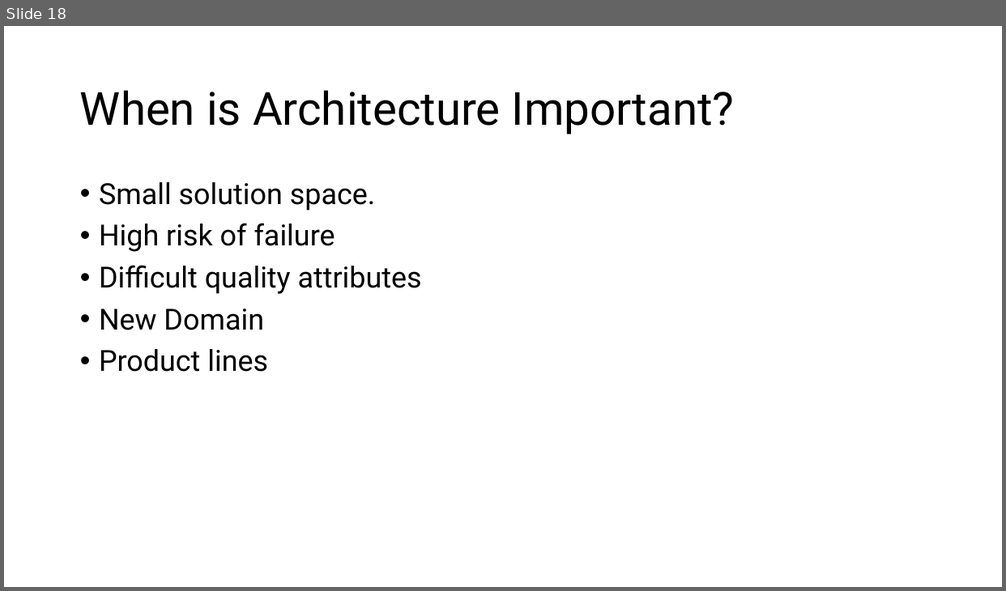
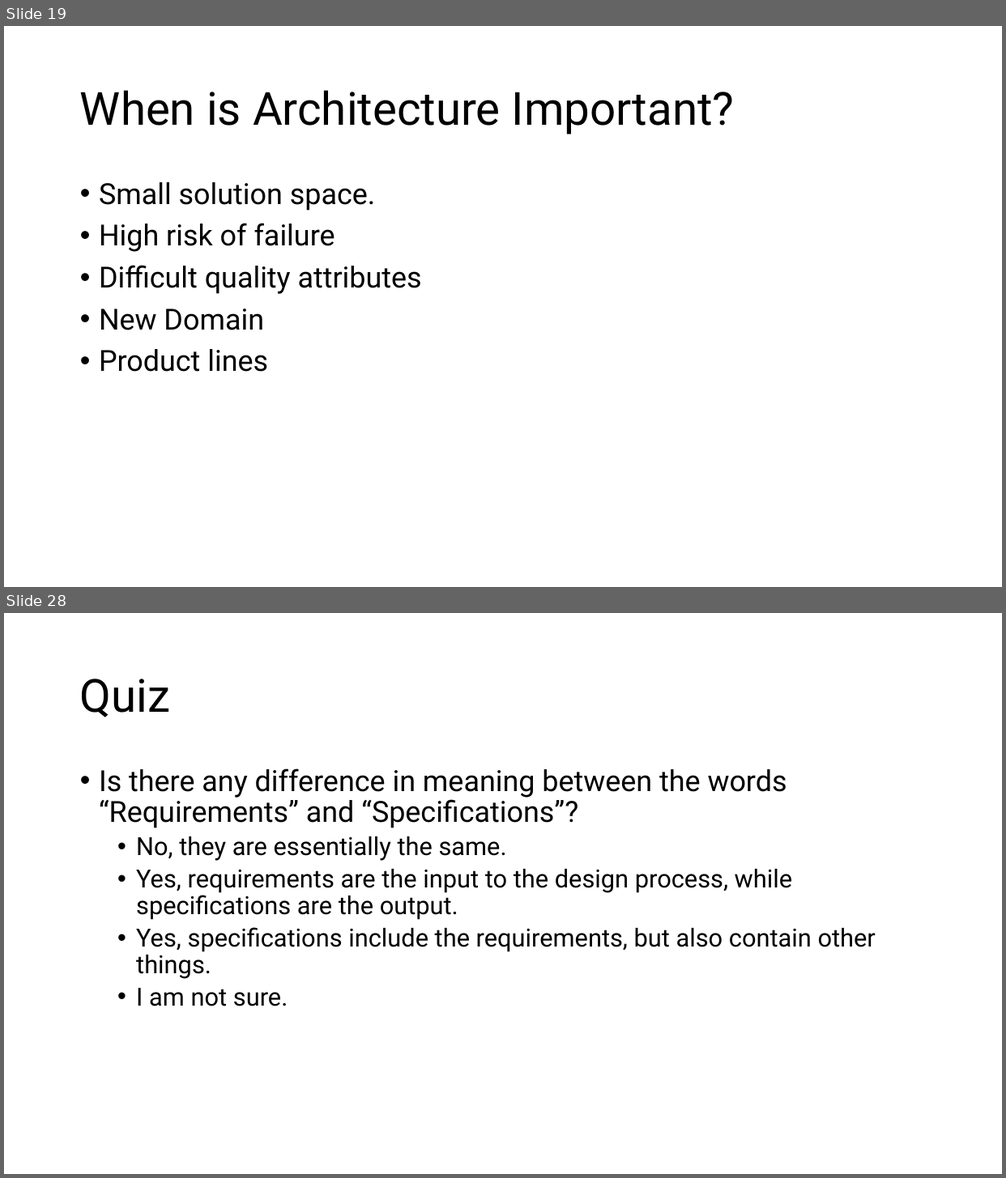
Before and after one commit to aregm/system-design-course, a slide deck: docs/Lecture 1.pptx. Shown one above the other, each under a label of ours: slide 18 before the commit, slides 19 and 28 after it; the slides between them are not shown. The pictures are 1006x591 and 1006x1178 pixels, drawn with LibreOffice and Linux fonts; fonts in the diff are those of the drawing. Boxes give left, top, right and bottom in pixels: in the first picture for what was removed or moved away, otherwise in the second. Text is boxed around its words. In the diff, an @@ line names an element or a change of style, - is before the commit and + after.

```diff
--- a/docs/Lecture 1.pptx
+++ b/docs/Lecture 1.pptx
@@ slide 28 added at bbox=[4, 613, 1002, 1174], background #FFFFFF @@
@@ title added at bbox=[80, 679, 171, 717], 44 pt, text #000000 @@
+Quiz
@@ text added at bbox=[99, 769, 876, 1007], 24 pt, text #000000 @@
+• Is there any difference in meaning between the words “Requirements” and “Specifications”?
+  • No, they are essentially the same.
+  • Yes, requirements are the input to the design process, while specifications are the output.
+  • Yes, specifications include the requirements, but also contain other things.
+  • I am not sure.
@@ what was slide 18 is now slide 19 @@
```
Also in this commit, not shown: 3 slides changed, 18 other slides added, 1 slide removed.
